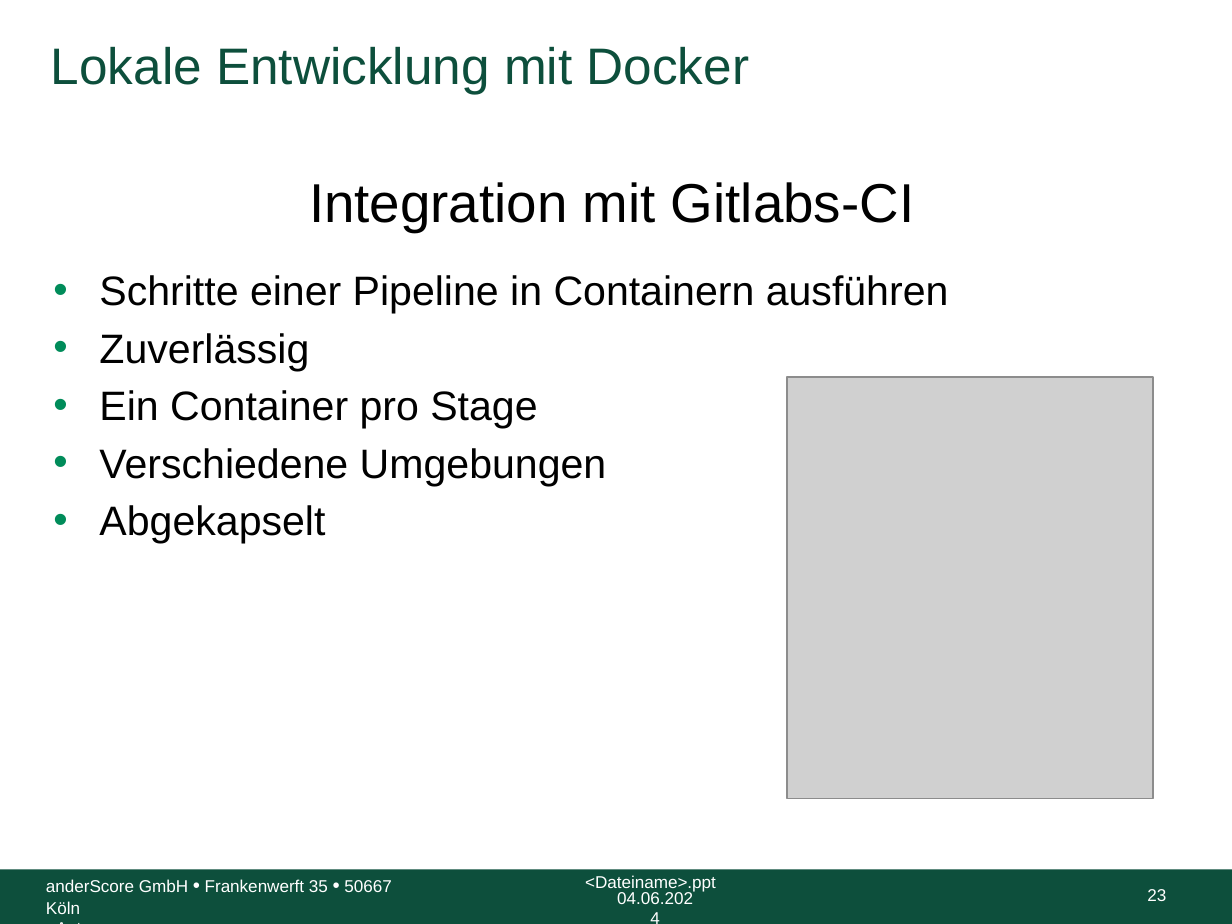
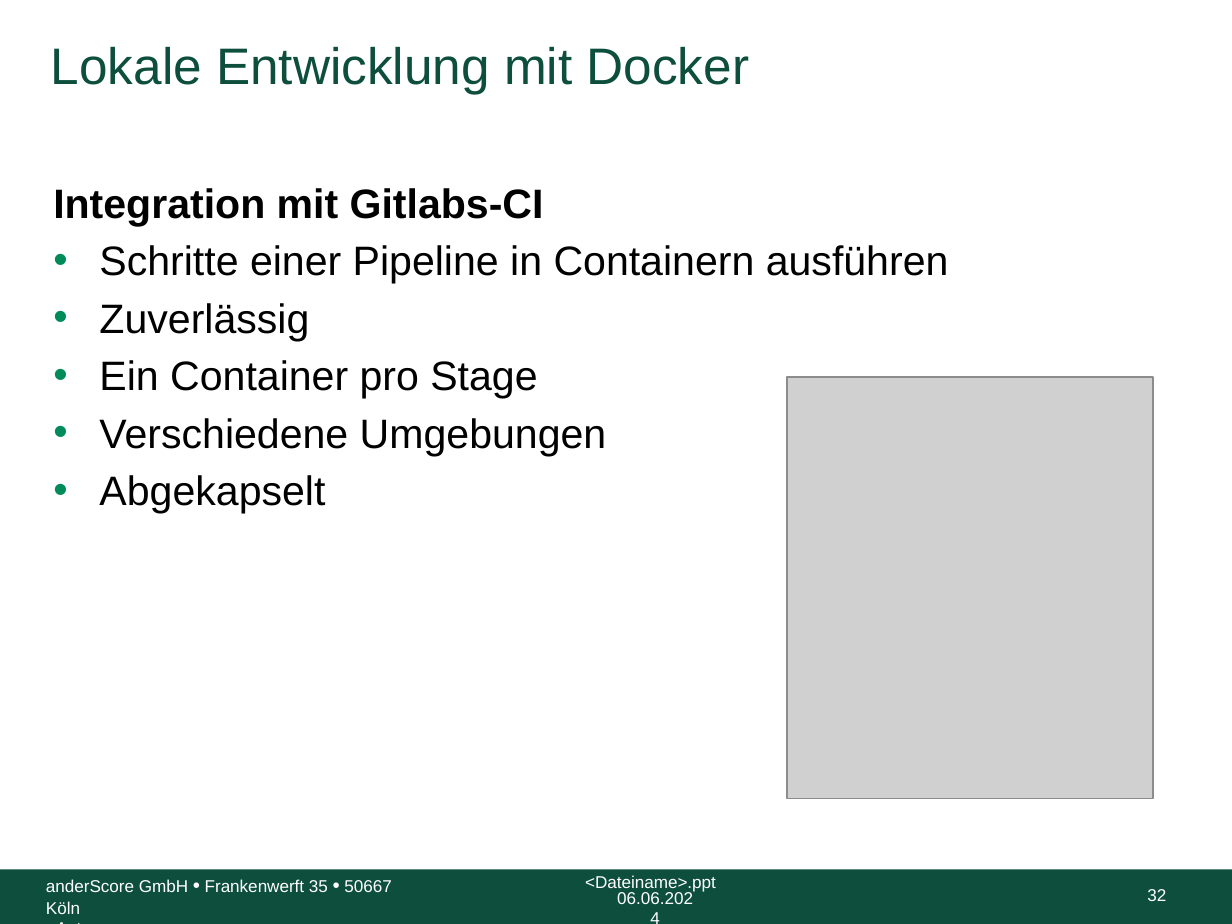
Before and after one commit to anderscore-gmbh/gitlab, a slide deck: slide 32 of slides/Tag-3_1-Docker.pptx (slide 23 before the commit). Drawn at 1232x924 pixels with LibreOffice and Linux fonts; fonts in the diff are those of the drawing; grey boxes stand for pictures; background and template pictures are left out. Boxes give left, top, right and bottom in pixels: in the first picture for what was removed or moved away, otherwise in the second. Text is boxed around its words. In the diff, an @@ line names an element or a change of style, - is before the commit and + after.

Commit message:
Formatanpassungen und Folien zu Dockerfile

```diff
--- a/slides/Tag-3_1-Docker.pptx
+++ b/slides/Tag-3_1-Docker.pptx
@@ text "Integration mit Gitlabs-CI": place and size @@
-text "Integration mit Gitlabs-CI" at [99, 275, 949, 543]
+text "Integration mit Gitlabs-CI" at [53, 188, 949, 513]
@@ text at [53, 188, 544, 226]: paragraph added @@
+Integration mit Gitlabs-CI
@@ text removed at [309, 182, 914, 232] @@
-Integration mit Gitlabs-CI
@@ text at [617, 892, 693, 904]: text changed @@
-04.06.2024
+06.06.2024
@@ page number at [1147, 889, 1166, 901]: text changed @@
-23
+32
```
Also in this commit, not shown: 22 other slides changed, 9 slides added, 3 other files.
